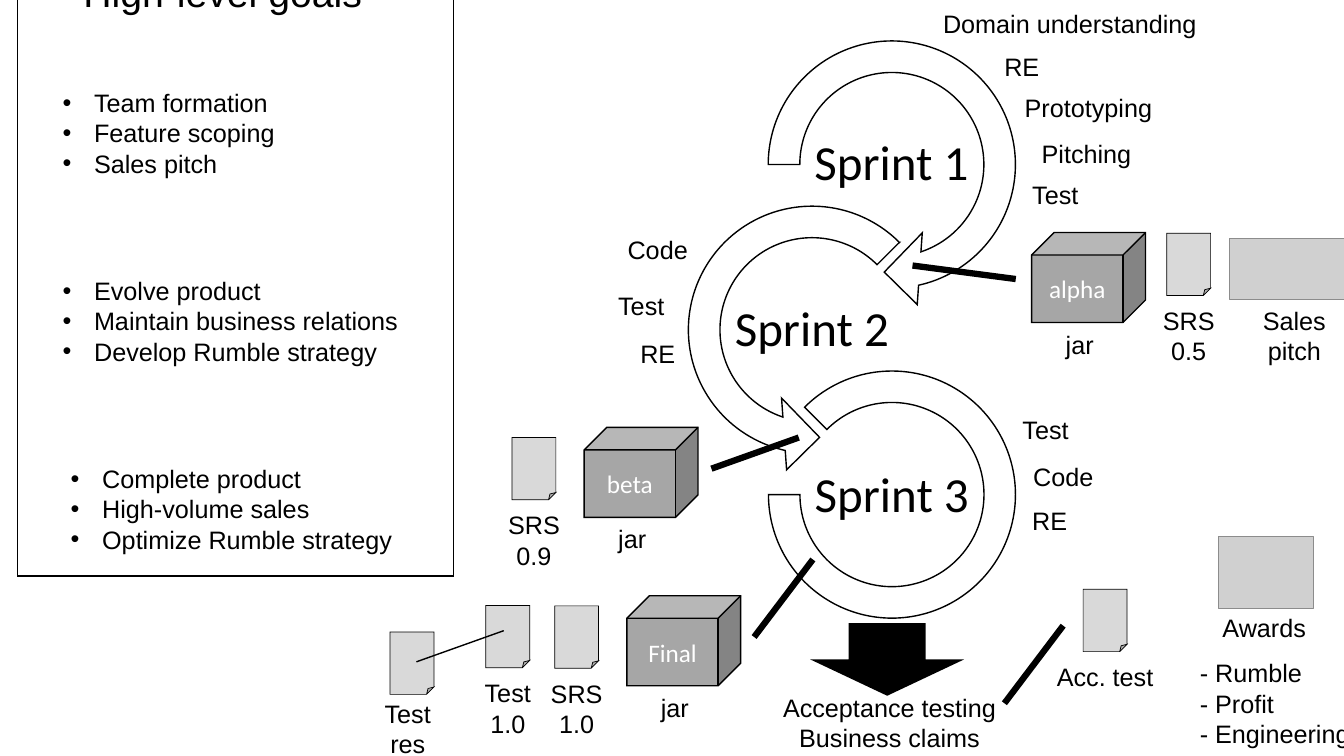
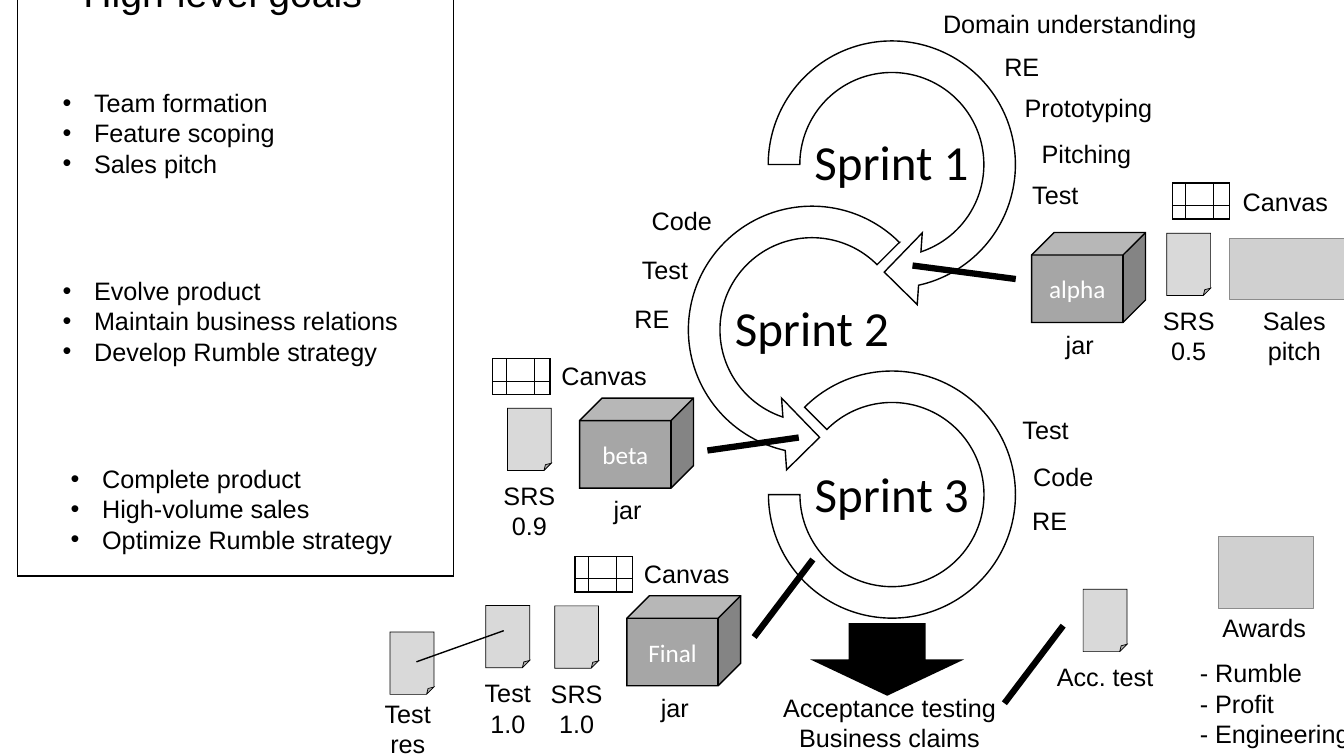
Before and after one commit to lunduniversity/introsofteng, a slide deck: slide 4 of project/rumble/etsa02_figures.pptx. Drawn at 1344x756 pixels with LibreOffice and Linux fonts; fonts in the diff are those of the drawing; grey boxes stand for pictures. Boxes give left, top, right and bottom in pixels: in the first picture for what was removed or moved away, otherwise in the second. Text is boxed around its words. In the diff, an @@ line names an element or a change of style, - is before the commit and + after.

Commit message:
Added lean canvas to figure

```diff
--- a/project/rumble/etsa02_figures.pptx
+++ b/project/rumble/etsa02_figures.pptx
@@ text "Code" moved from (x1=628, y1=240, x2=688, y2=260) to (x1=652, y1=211, x2=712, y2=231) @@
@@ group added at (x1=1173, y1=184, x2=1230, y2=219): 3 lines, 1 rectangle @@
@@ text added at (x1=1243, y1=193, x2=1328, y2=212), 18 pt, text #000000 @@
+Canvas
@@ text "Test" moved from (x1=618, y1=297, x2=664, y2=316) to (x1=642, y1=261, x2=688, y2=280) @@
@@ text "RE" moved from (x1=640, y1=345, x2=675, y2=363) to (x1=634, y1=310, x2=669, y2=328) @@
@@ group added at (x1=493, y1=359, x2=551, y2=394): 3 lines, 1 rectangle @@
@@ text added at (x1=561, y1=367, x2=646, y2=386), 18 pt, text #000000 @@
+Canvas
@@ 2 texts, 1 cube, 1 folded corner moved together from (x1=508, y1=427, x2=699, y2=566) to (x1=503, y1=398, x2=694, y2=536) @@
@@ line moved from (712, 469) - (799, 438) to (708, 451) - (799, 438) @@
@@ text added at (x1=644, y1=565, x2=729, y2=584), 18 pt, text #000000 @@
+Canvas
@@ group added at (x1=575, y1=557, x2=632, y2=592): 3 lines, 1 rectangle @@
```
Also in this commit, not shown: 1 other file.
